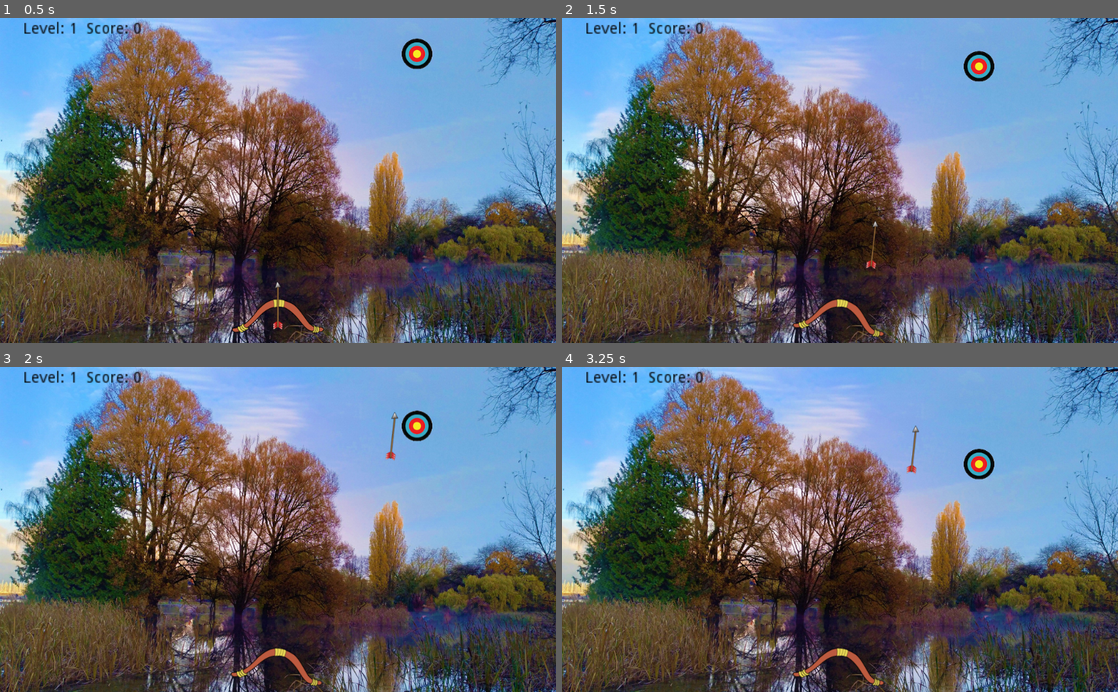
Above: before the commit, frames 1-4 (two rows, left to right).
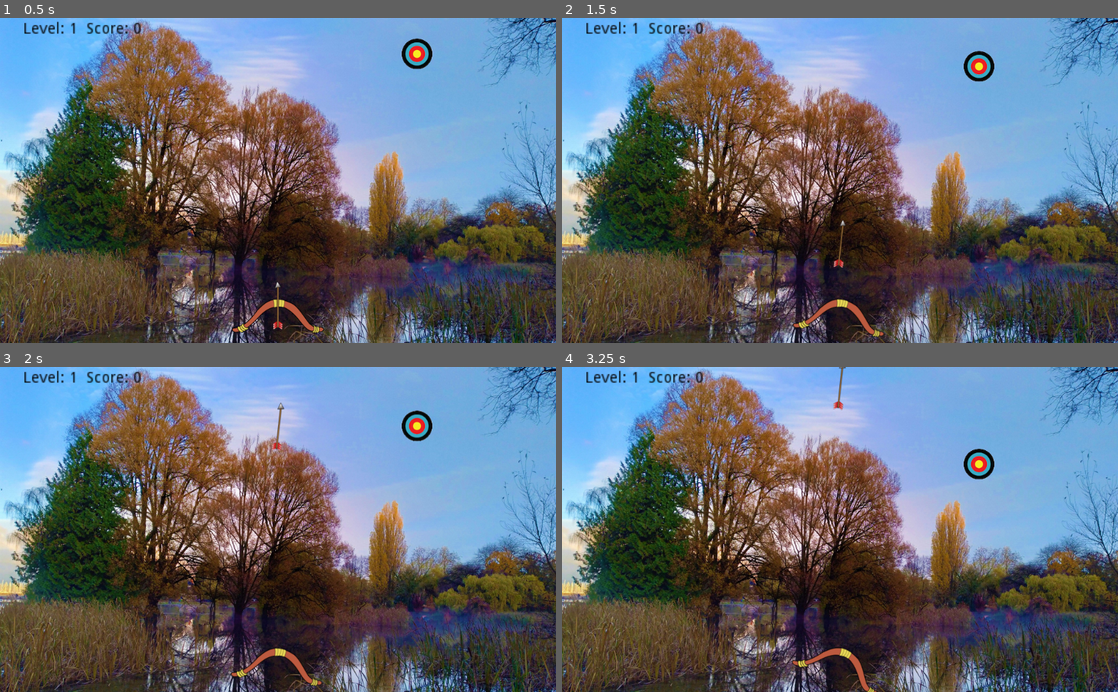
Above: after the commit, the same moments.

Repository: AlbertoPachecoDev/MovingTargetGame
Game: Godot game, scene res://Level.tscn
Same seed, same stepped clock (60 frames per second), same inputs: the game is played once before the commit and once after it. Sound files missing from this copy of the repository are replaced by a short silence.
Inputs:
- Up to frame 1 (0.5 s): no input
- Up to frame 2 (1.5 s): hold Right (ui_right) 0.53-1.28 s; hold Space (ui_select) 0.53-1.28 s; hold Left (ui_left) from 1.28 s (still down); tap Space (ui_select) at 1.35 s
- Up to frame 3 (2 s): keep holding Left (ui_left); tap Space (ui_select) at 1.52, 1.82 s
- Up to frame 4 (3.25 s): release Left (ui_left) at 2.03 s; hold Space (ui_select) 2.03-2.78 s; hold Right (ui_right) from 2.03 s (still down); tap Space (ui_select) at 2.85, 3.02 s

Frame 1 is identical in both runs. In frame 2, 0.1% of the frame differs, in the area x 48-57%, y 62-78%; in frame 3, 0.2%; in frame 4, 0.7%, in the area x 41-65%, y 0-100%.

Commit message:
Aplicar impulso (Fisica2D)
Ya funciona mover flecha aplicando impulso, falta impulsar la flecha en la dirección correcta y con la fuerza apropiada

Diff:
--- a/Global.gd
+++ b/Global.gd
@@ -21,6 +21,7 @@
 var Cols # array
 var Angle = 0 # Store bow angle
 
+
 func _ready():
 	ScreenW = get_viewport().size.x # screen size
 	ScreenH = get_viewport().size.y
@@ -30,7 +31,7 @@
 	Cols = range(TargetWidth, ScreenW, TargetWidth) # generate cols array
 	for _n in 3: # remove 3 middle columns
 		Cols.remove(int(Cols.size()/2))
-	z_index = 1
+	z_index = 1 # float over main view
 	set_process(true)
 
 func _process(_delta):
--- a/Level.gd
+++ b/Level.gd
@@ -26,10 +26,10 @@
 
 func update_targets(id):
 	targets.erase(id) # remove target
-	if targets.empty():
-		next()
+	if targets.empty(): # no-more targets?
+		next() # go next-level
 
-func next():
+func next(): # next-level?
 	if targets.empty(): # no more targets? go next level
 		yield(get_tree().create_timer(0.25), "timeout") # pause for end-arrow-sound
 		Global.Angle = $player.global_rotation_degrees  # store last bow-angle
@@ -39,4 +39,5 @@
 			get_tree().reload_current_scene() # restart
 		else: # game over!
 			Global.game_over()
-			get_tree().paused = true
+			# get_tree().paused = true # pause-game
+			get_tree().quit() # close-game
--- a/Target.gd
+++ b/Target.gd
@@ -14,23 +14,20 @@
 
 func _ready():
 	var tam = $sprite.get_scale()
-	speed = Vector2(0, Global.Rnd.randf_range(MIN_SPEED, MAX_SPEED - 2 * Global.Level)) # falling speed
-	#set_process(true)
+	var vel_y = Global.Rnd.randf_range(MIN_SPEED, MAX_SPEED - 2 * Global.Level)
+	speed = Vector2(0, vel_y) # falling speed
 	$efecto.interpolate_property($sprite, 'scale', tam, 1.25 * tam, 0.3, Tween.TRANS_ELASTIC, Tween.EASE_OUT)
 	$efecto.interpolate_property($sprite, 'modulate:a', 1, 0, 0.4, Tween.TRANS_QUAD, Tween.EASE_IN_OUT)
 
-#func _process(delta):
-#	position += speed * delta
-
 func end():
 	$efecto.start()
-	emit_signal("target_signal", id)
+	emit_signal("target_signal", id) # notify arrow hit target
 
-func _on_VisibilityNotifier2D_screen_exited():
+func _on_VisibilityNotifier2D_screen_exited(): # out-of-screen (bottom)
 	end()
 
-func _on_Target_area_entered(_area):
-	end() # collision
+func _on_Target_area_entered(_area): # collision
+	end()
 
-func _on_efecto_tween_completed(_object, _key):
+func _on_efecto_tween_completed(_object, _key): # wait end-tween-effect
 	queue_free()
--- a/arrow.gd
+++ b/arrow.gd
@@ -1,49 +1,48 @@
 # arrow.gd
 
-extends KinematicBody2D
+extends RigidBody2D
 
-signal arrow_fired()
+#signal arrow_fired()
 signal arrow_out()
 signal arrow_sound()
 
 const MAX_FORCE = 18
 const MAX_SPEED = -260
+const Y0 = -10
+const ARROW_POS0 = Vector2(0,Y0)
 
 onready var max_y = position.y + MAX_FORCE
-onready var shoot = false
-var speed
+#onready var shoot = false
+# var speed
 
 func _ready():
-	pass
-	#set_process(false)
-	#gravity_scale = 0.0 # remove gravity force!
+	gravity_scale = 0.0 # remove gravity force!
+	print(max_y)
 
-#func _process(delta):
-#	position.y += speed * delta # Can't set position!!
+# Physics
+func impulse():
+	var posy = position.y
+	var force = range_lerp(posy, Y0, max_y, 10, 100) #
+	var impulse =  -force * (position - ARROW_POS0) # todo: considerar angulo
+	print("posy=", posy, " force=", force, " impulse=", impulse)
+	self.apply_central_impulse(impulse) # aplicar fuerza para mover flecha
+	$shoot.play()
 
-func _physics_process(delta):
-	if shoot:
-		var movement = speed * delta
-		if move_and_collide(movement):
-			print("chocaron!")
+#func _physics_process(delta):
+#	if shoot:
+#		var movement = speed * delta
+#		if move_and_collide(movement):
+#			print("chocaron!")
 
 func reset():
 	emit_signal("arrow_out") # sale flecha pantalla o si dio en el target
-	set_process(false)
-	shoot = false
-	position = Vector2(0,-10)
+	#shoot = false
+	position = ARROW_POS0
 
-func _input(_event):
-	if shoot: return
-	if Input.is_action_just_released("ui_select"):
-		speed = Vector2(300,MAX_SPEED * sqrt(MAX_FORCE-(max_y-position.y)+1))
-		shoot = true
-		emit_signal("arrow_fired")
-		#set_process(true)
-		$shoot.play()
-	elif Input.is_action_pressed("ui_select"):
-		if position.y <= max_y:
-			position.y += 2
+func change_pos():
+	if position.y <= max_y:
+		position.y += 2
+
 
 func _on_VisibilityNotifier2D_screen_exited(): # out-of-screen
 	reset()
--- a/arrow.tscn
+++ b/arrow.tscn
@@ -8,7 +8,7 @@
 [sub_resource type="RectangleShape2D" id=1]
 extents = Vector2( 6, 16 )
 
-[node name="arrow" type="KinematicBody2D"]
+[node name="arrow" type="RigidBody2D"]
 collision_layer = 2
 script = ExtResource( 3 )
 
--- a/player.gd
+++ b/player.gd
@@ -16,19 +16,24 @@
 func _ready():
 	z_index = 2
 	# warning-ignore:return_value_discarded
-	$arrow.connect("arrow_fired", self, "arrow_fired") # arrow signal
+	# $arrow.connect("arrow_fired", self, "arrow_fired") # arrow signal
 	# warning-ignore:return_value_discarded
 	$arrow.connect("arrow_out", self, "arrow_out") # arrow signal
 
 func _input(event):
 	if keys_disabled: return
 	if Input.is_action_pressed("ui_right") and rotation_degrees <= RMax:
-		rotate(RBig if event.shift else RSmall)
+		rotate(RBig if event.shift else RSmall) # shift-key is faster
 	elif Input.is_action_pressed("ui_left") and rotation_degrees >= LMax:
 		rotate(LBig if event.shift else LSmall)
+	elif Input.is_action_just_released("ui_select"):
+		$arrow.impulse() # Phy: shot arrow
+		keys_disabled = true
+	elif Input.is_action_pressed("ui_select"):
+		$arrow.change_pos()
 
-func arrow_fired():
-	keys_disabled = true
+#func arrow_fired():
+#	keys_disabled = true
 
 func arrow_out():
 	keys_disabled = false
